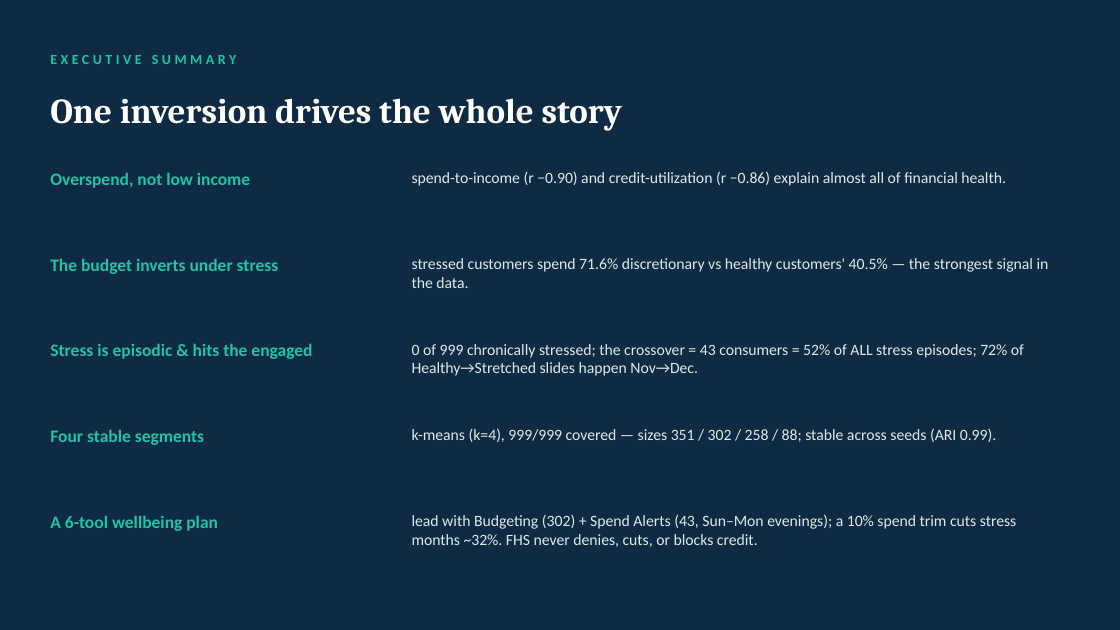
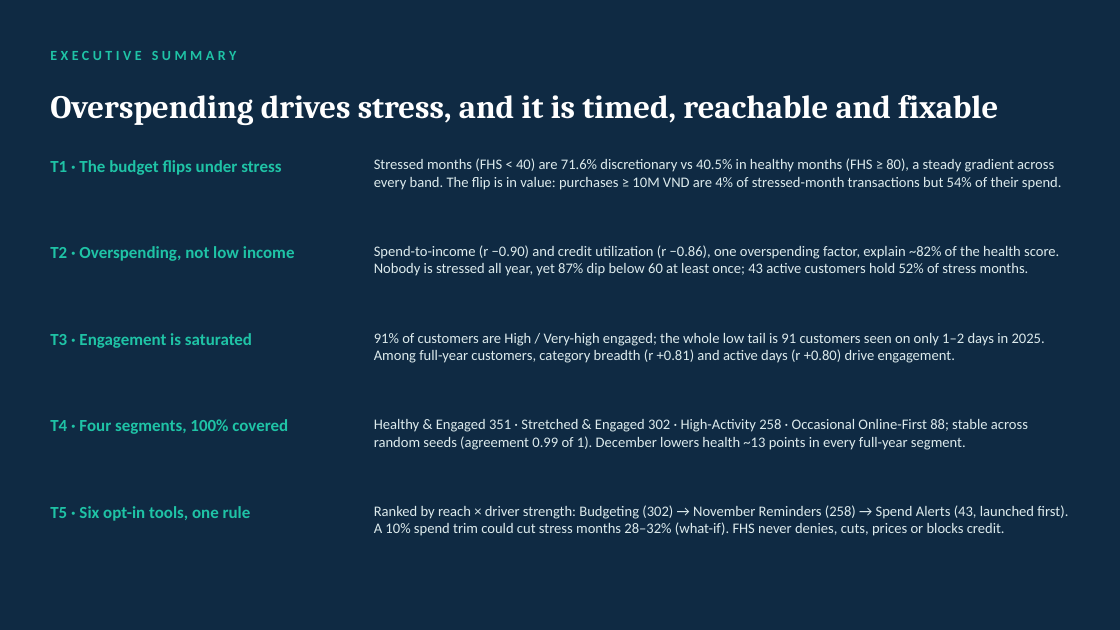
Before and after one commit to thanh-tai-435/BI10GroupYAPPERS, a slide deck: slide 2 of draft/YAPPERS_BI10_R01.pptx. Drawn at 1120x630 pixels with LibreOffice and Linux fonts; fonts in the diff are those of the drawing. Boxes give left, top, right and bottom in pixels: in the first picture for what was removed or moved away, otherwise in the second. Text is boxed around its words. In the diff, an @@ line names an element or a change of style, - is before the commit and + after.

Commit message:
Rebuild deck and notebook from 6-agent review
- Verified corrections: seasonality (drop 72% Nov-Dec slide), Sun+Mon claim dropped,
  91 one-off customers identified, segments renamed (High-Activity Users, Occasional Online-First),
  6 provinces in Q3, Ha Noi top FHS, overlap footnote fixed, explicit reach x |r| ranking
- New v2 charts from draft/review/*_charts_v2.py; review reports in draft/review/
- Notebook: fixed scenario cell (stale segment name), added value mechanism, December effect, ranking

```diff
--- a/draft/YAPPERS_BI10_R01.pptx
+++ b/draft/YAPPERS_BI10_R01.pptx
@@ text "EXECUTIVE SUMMARY": place and size @@
-text "EXECUTIVE SUMMARY" at (50, 55, 236, 64)
+text "EXECUTIVE SUMMARY" at (50, 51, 236, 60)
@@ text at (50, 95, 998, 125): text changed; size 30 to 28 pt @@
-One inversion drives the whole story
+Overspending drives stress, and it is timed, reachable and fixable
@@ text at (50, 160, 281, 175): text changed; size 15 to 14.5 pt @@
-The budget inverts under stress
+T1 · The budget flips under stress
@@ text at (374, 158, 1062, 190): text changed; size 13.5 to 12.5 pt @@
-spend-to-income (r −0.90) and credit-utilization (r −0.86) explain almost all of financial health.
+Stressed months (FHS < 40) are 71.6% discretionary vs 40.5% in healthy months (FHS ≥ 80), a steady gradient across every band. The flip is in value: purchases ≥ 10M VND are 4% of stressed-month transactions but 54% of their spend.
@@ text at (50, 246, 295, 261): text changed; size 15 to 14.5 pt @@
-Overspend, not low income
+T2 · Overspending, not low income
@@ text at (374, 245, 1059, 276): text changed; size 13.5 to 12.5 pt @@
-stressed customers spend 71.6% discretionary vs healthy customers' 40.5% — the strongest signal in the data.
+Spend-to-income (r −0.90) and credit utilization (r −0.86), one overspending factor, explain ~82% of the health score. Nobody is stressed all year, yet 87% dip below 60 at least once; 43 active customers hold 52% of stress months.
@@ text at (50, 333, 252, 348): text changed; size 15 to 14.5 pt @@
-Stress is episodic & hits the engaged
+T3 · Engagement is saturated
@@ text at (374, 333, 1045, 363): text changed; size 13.5 to 12.5 pt @@
-0 of 999 chronically stressed; the crossover = 43 consumers = 52% of ALL stress episodes; 72% of Healthy→Stretched slides happen Nov→Dec.
+91% of customers are High / Very-high engaged; the whole low tail is 91 customers seen on only 1–2 days in 2025. Among full-year customers, category breadth (r +0.81) and active days (r +0.80) drive engagement.
@@ text at (50, 419, 288, 434): text changed; size 15 to 14.5 pt @@
-Four stable segments
+T4 · Four segments, 100% covered
@@ text at (374, 419, 1028, 450): text changed; size 13.5 to 12.5 pt @@
-k-means (k=4), 999/999 covered — sizes 351 / 302 / 258 / 88; stable across seeds (ARI 0.99).
+Healthy & Engaged 351 · Stretched & Engaged 302 · High-Activity 258 · Occasional Online-First 88; stable across random seeds (agreement 0.99 of 1). December lowers health ~13 points in every full-year segment.
@@ text at (50, 506, 251, 521): text changed; size 15 to 14.5 pt @@
-A 6-tool wellbeing plan
+T5 · Six opt-in tools, one rule
@@ text at (374, 505, 1068, 536): text changed; size 13.5 to 12.5 pt @@
-lead with Budgeting (302) + Spend Alerts (43, Sun–Mon evenings); a 10% spend trim cuts stress months ~32%. FHS never denies, cuts, or blocks credit.
+Ranked by reach × driver strength: Budgeting (302) → November Reminders (258) → Spend Alerts (43, launched first). A 10% spend trim could cut stress months 28–32% (what-if). FHS never denies, cuts, prices or blocks credit.
```
Also in this commit, not shown: 21 other slides changed, 25 other files.
